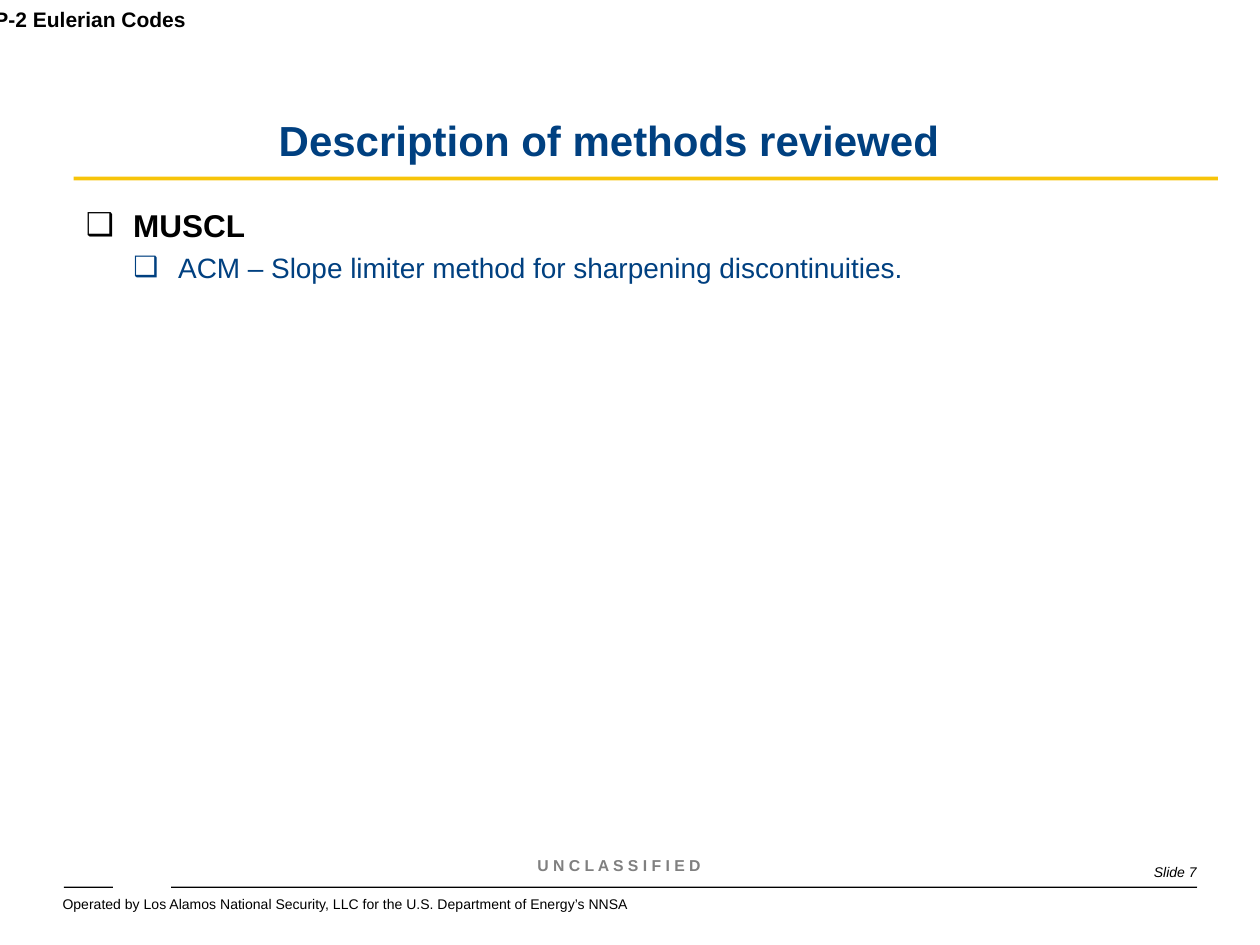
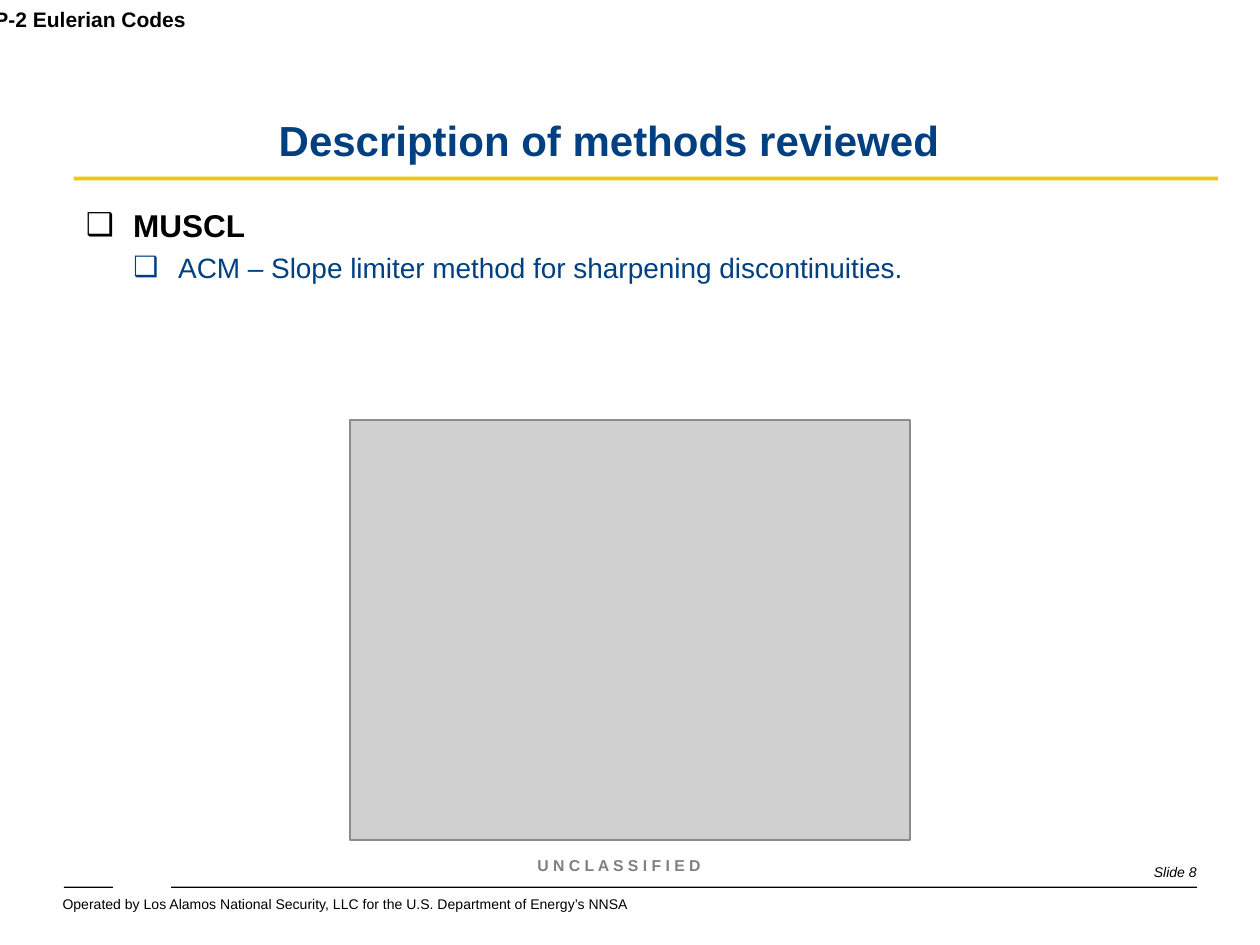
Before and after one commit to wmatern/summer_LANL, a slide deck: slide 8 of Final Research Presentation/Final_Research_Presentation.ppt (slide 7 before the commit). Drawn at 1260x945 pixels with LibreOffice and Linux fonts; fonts in the diff are those of the drawing; grey boxes stand for pictures; background and template pictures are left out. Boxes give left, top, right and bottom in pixels: in the first picture for what was removed or moved away, otherwise in the second. Text is boxed around its words. In the diff, an @@ line names an element or a change of style, - is before the commit and + after.

```diff
--- a/Final Research Presentation/Final_Research_Presentation.ppt
+++ b/Final Research Presentation/Final_Research_Presentation.ppt
@@ picture added at bbox=[350, 420, 910, 839] @@
@@ page number at bbox=[1154, 867, 1197, 877]: text changed @@
-Slide 7
+Slide 8
```
Also in this commit, not shown: 7 other slides changed, 3 slides added, 11 other files.
